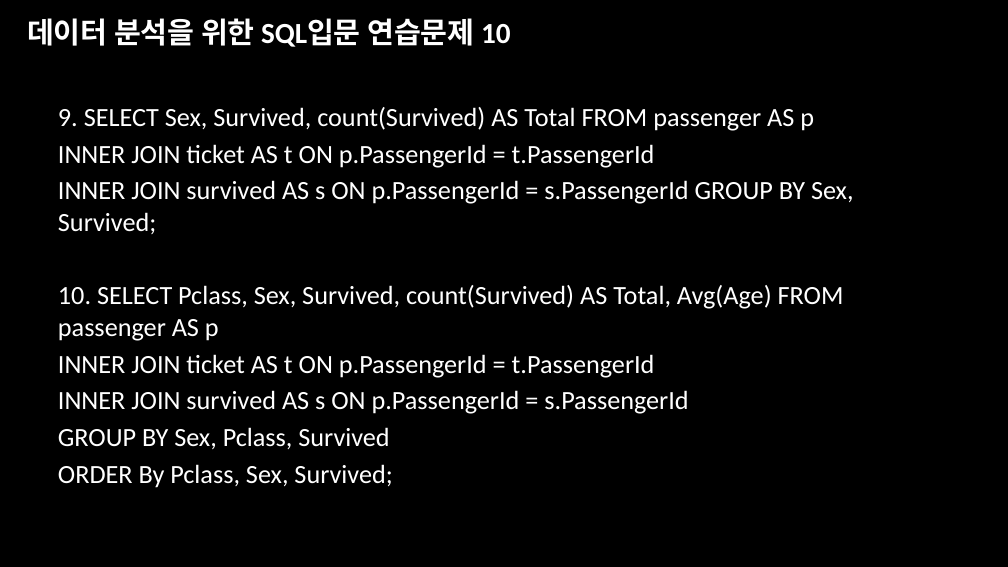
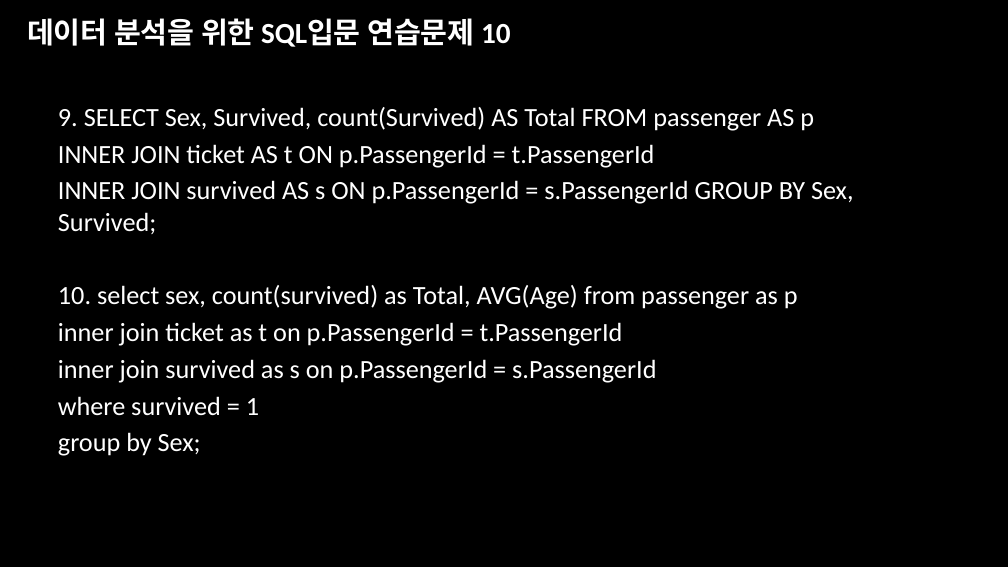
Before and after one commit to juhooong/fintech_service, a slide deck: slide 76 of 01DATABASE/데이터 분석을 위한 SQL입문(포맷 정리)2.pptx. Drawn at 1008x567 pixels with LibreOffice and Linux fonts; fonts in the diff are those of the drawing. Boxes give left, top, right and bottom in pixels: in the first picture for what was removed or moved away, otherwise in the second. Text is boxed around its words. In the diff, an @@ line names an element or a change of style, - is before the commit and + after.

```diff
--- a/01DATABASE/데이터 분석을 위한 SQL입문(포맷 정리)2.pptx
+++ b/01DATABASE/데이터 분석을 위한 SQL입문(포맷 정리)2.pptx
@@ text at (58,285,798,456): text changed @@
-10. SELECT Pclass, Sex, Survived, count(Survived) AS Total, Avg(Age) FROM passenger AS p
-INNER JOIN ticket AS t ON p.PassengerId = t.PassengerId
-INNER JOIN survived AS s ON p.PassengerId = s.PassengerId
-GROUP BY Sex, Pclass, Survived
-ORDER By Pclass, Sex, Survived;
+10. select sex, count(survived) as Total, AVG(Age) from passenger as p
+inner join ticket as t on p.PassengerId = t.PassengerId
+inner join survived as s on p.PassengerId = s.PassengerId
+where survived = 1
+group by Sex;
```
Also in this commit, not shown: 18 other slides changed, 1 slide added, 26 other files.
